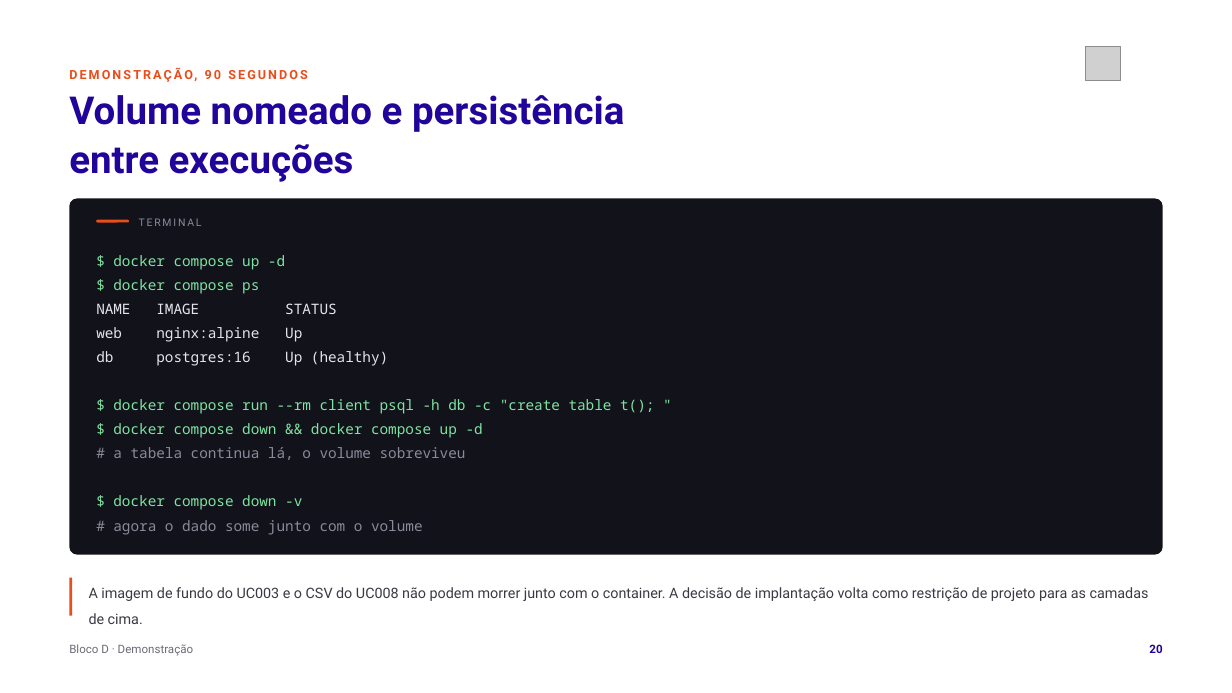
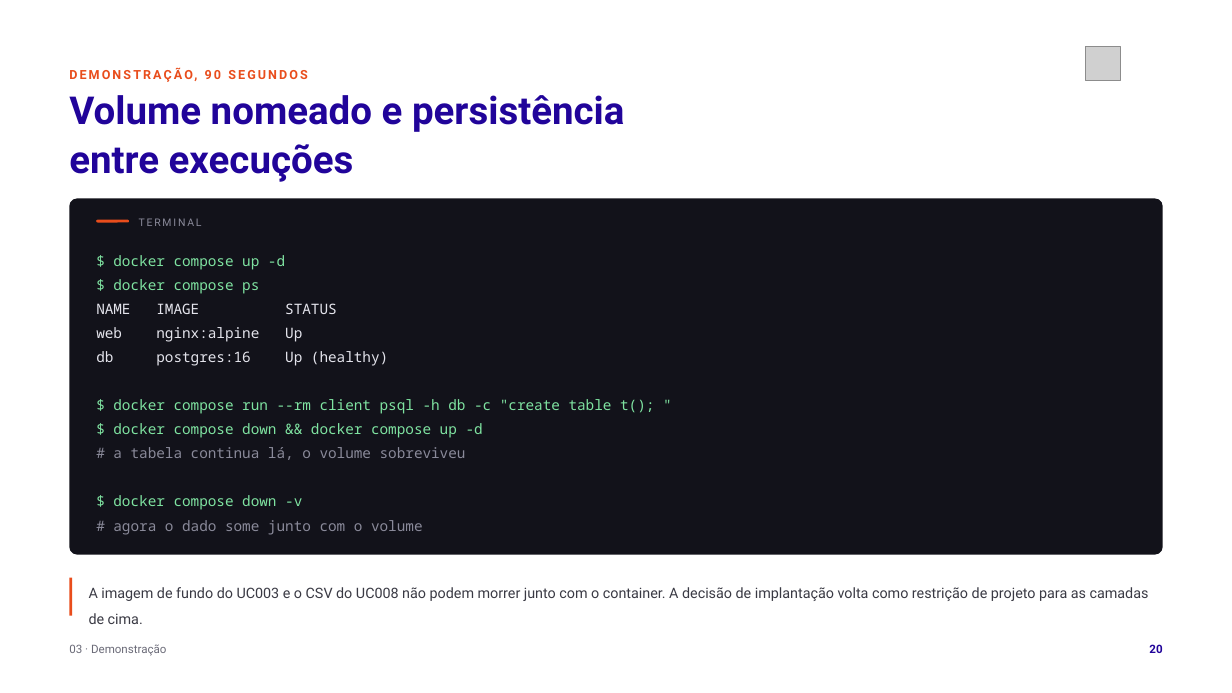
Before and after one commit to tcpassos/invite-app, a slide deck: slide 20 of trabalhos/T1-Docker-Invite-People.pptx. Drawn at 1232x693 pixels with LibreOffice and Linux fonts; fonts in the diff are those of the drawing; grey boxes stand for pictures. Boxes give left, top, right and bottom in pixels: in the first picture for what was removed or moved away, otherwise in the second. Text is boxed around its words. In the diff, an @@ line names an element or a change of style, - is before the commit and + after.

```diff
--- a/trabalhos/T1-Docker-Invite-People.pptx
+++ b/trabalhos/T1-Docker-Invite-People.pptx
@@ text at <box>69,644,166,656</box>: text changed @@
-Bloco D · Demonstração
+03 · Demonstração
```
Also in this commit, not shown: 29 other slides changed, 33 other files.
